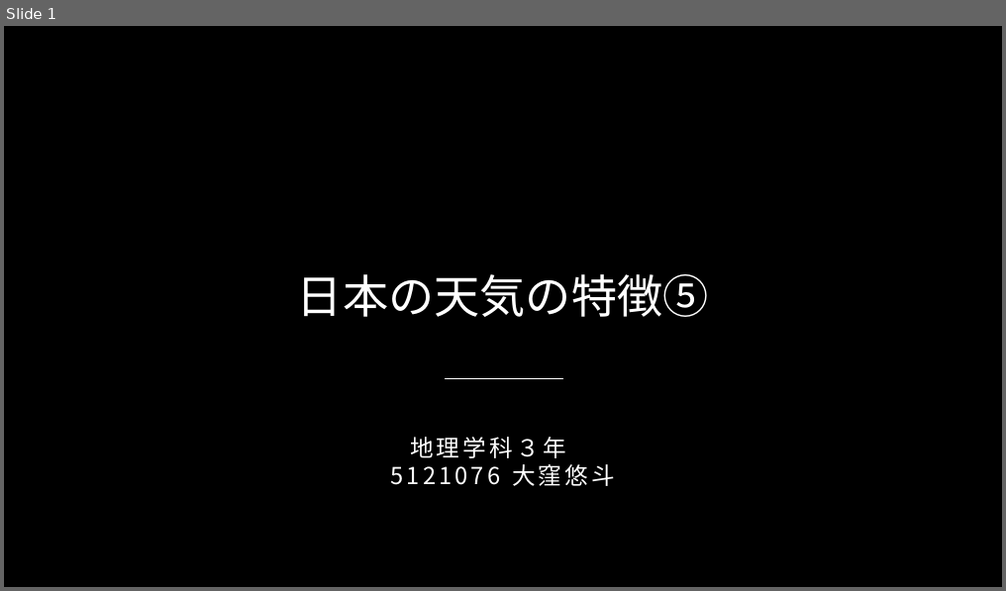
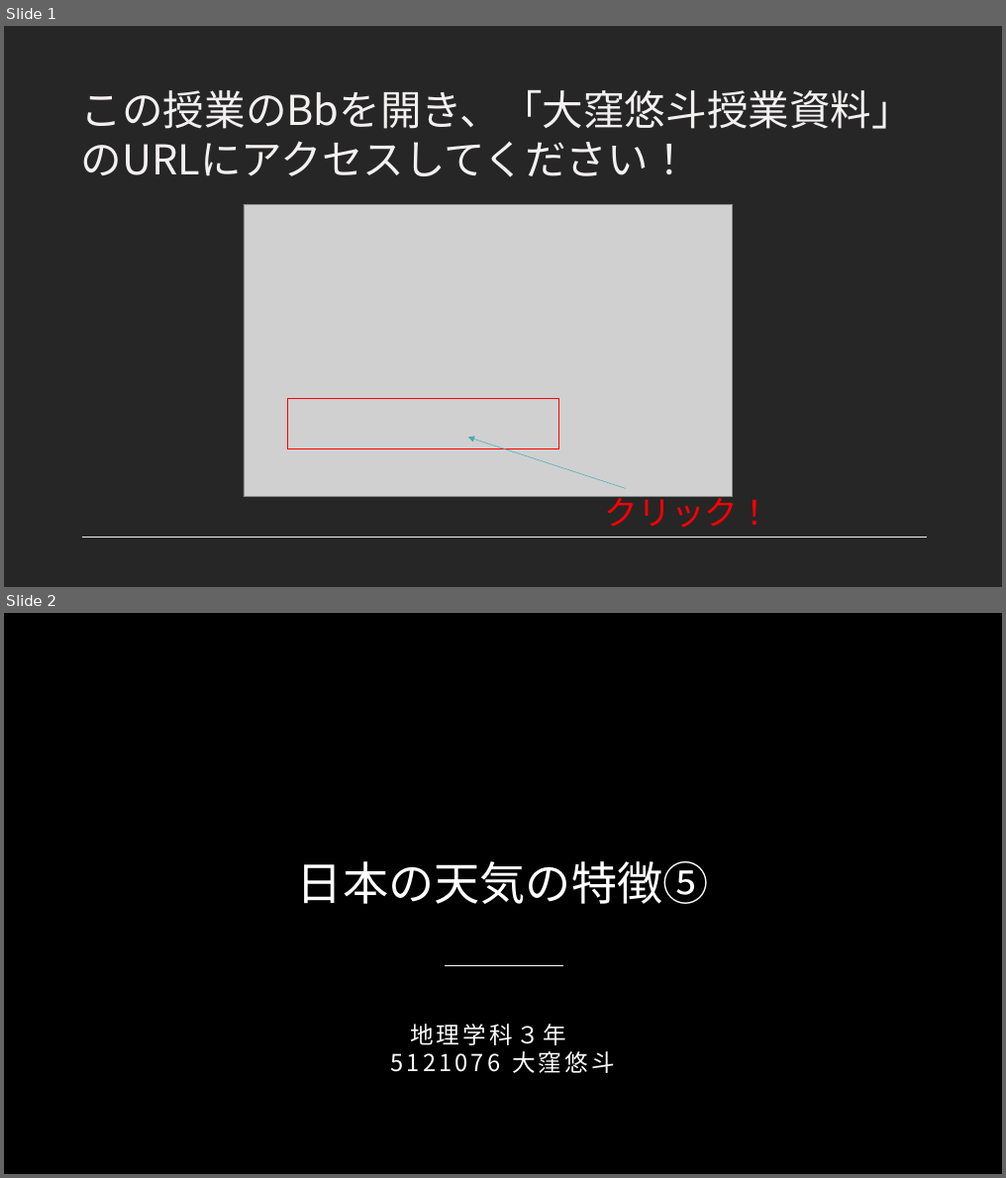
Before and after one commit to nemiko007/EduPractice, a slide deck: EduPractice.pptx. Shown one above the other, each under a label of ours: slide 1 before the commit, slides 1 and 2 after it. The pictures are 1006x591 and 1006x1178 pixels, drawn with LibreOffice and Linux fonts; fonts in the diff are those of the drawing; grey boxes stand for pictures; background and template pictures are left out. Boxes give left, top, right and bottom in pixels: in the first picture for what was removed or moved away, otherwise in the second. Text is boxed around its words. In the diff, an @@ line names an element or a change of style, - is before the commit and + after.

```diff
--- a/EduPractice.pptx
+++ b/EduPractice.pptx
@@ slide 1 added at bbox=[4, 26, 1002, 587], background #262626 @@
@@ title added at bbox=[81, 90, 913, 177], 39.6 pt, text #F3F0F0 @@
+この授業のBbを開き、「大窪悠斗授業資料」のURLにアクセスしてください！
@@ picture added at bbox=[244, 204, 733, 497] @@
@@ rectangle added at bbox=[288, 398, 559, 449], outline #FF0000 1 pt @@
@@ arrow added from (626, 488) to (468, 438), #45AFAD 0.5 pt @@
@@ text added at bbox=[605, 490, 771, 528], 32 pt, text #FF0000 @@
+クリック！
@@ line added from (82, 538) to (927, 538), #F3F0F0 0.85 pt @@
@@ what was slide 1 is now slide 2 @@
```
Also in this commit, not shown: 3 slides changed, 1 other file.
